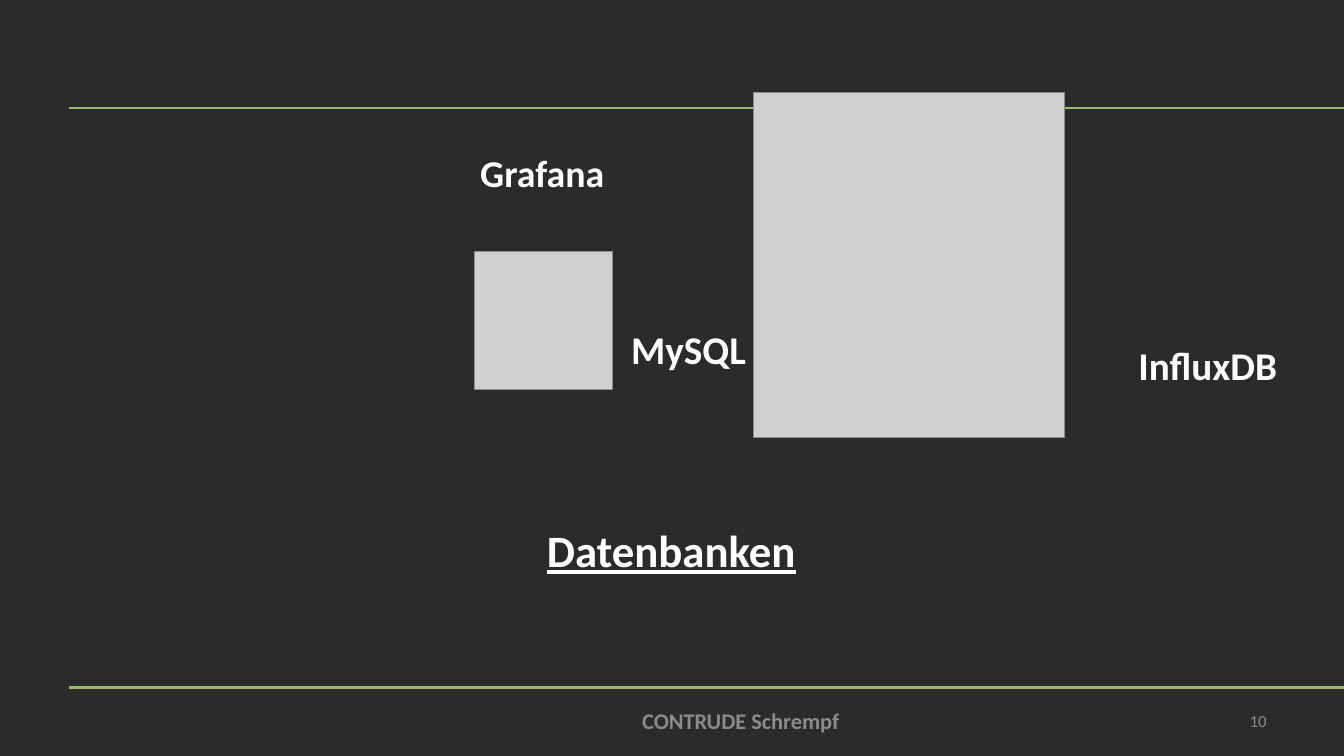
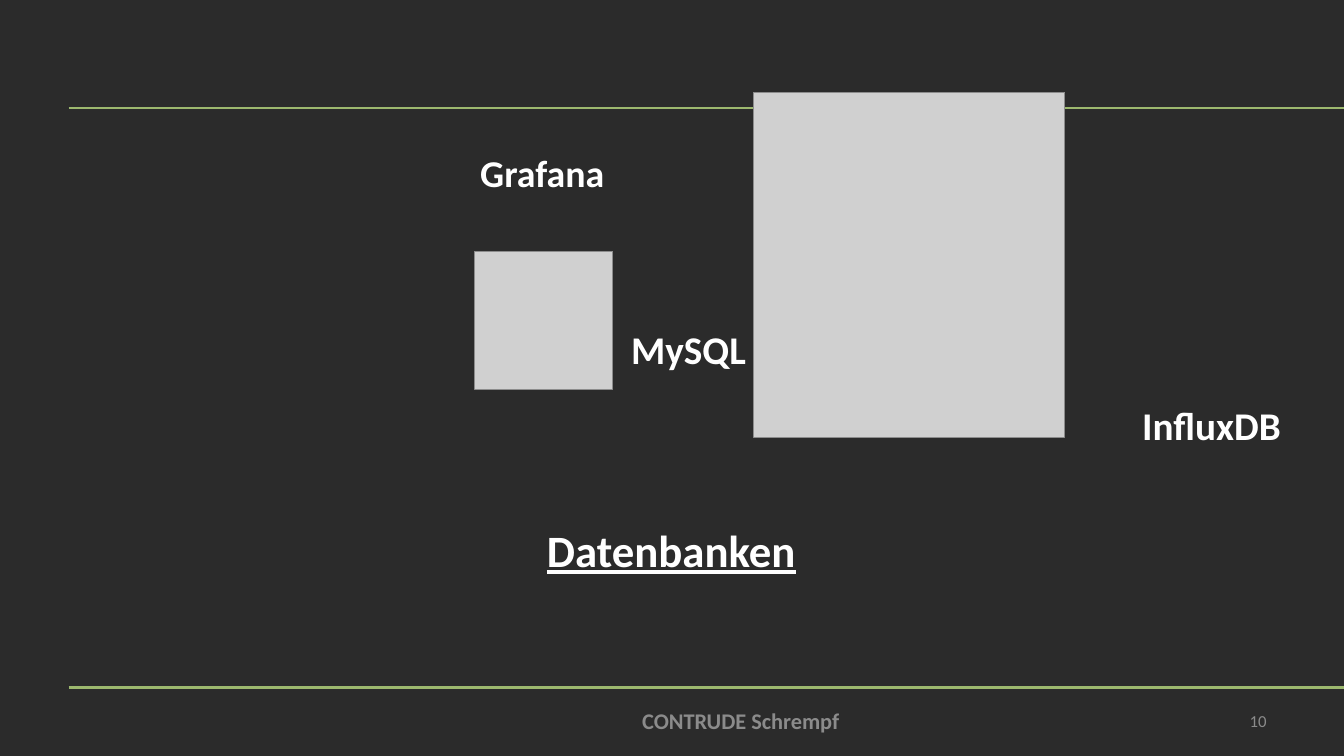
Before and after one commit to bitsneak/Contrude, a slide deck: slide 10 of Diplomarbeit/doc/Presentations/DA-Präsentation2025-Verteidigung.pptx. Drawn at 1344x756 pixels with LibreOffice and Linux fonts; fonts in the diff are those of the drawing; grey boxes stand for pictures; background and template pictures are left out; a plain dark background stands for a picture behind light text. Boxes give left, top, right and bottom in pixels: in the first picture for what was removed or moved away, otherwise in the second. Text is boxed around its words. In the diff, an @@ line names an element or a change of style, - is before the commit and + after.

```diff
--- a/Diplomarbeit/doc/Presentations/DA-Präsentation2025-Verteidigung.pptx
+++ b/Diplomarbeit/doc/Presentations/DA-Präsentation2025-Verteidigung.pptx
@@ text "InfluxDB": place and size @@
-text "InfluxDB" at <box>1138,352,1277,381</box>
+text "InfluxDB" at <box>1142,412,1281,441</box>
```
Also in this commit, not shown: 4 other slides changed, 4 slides added.
